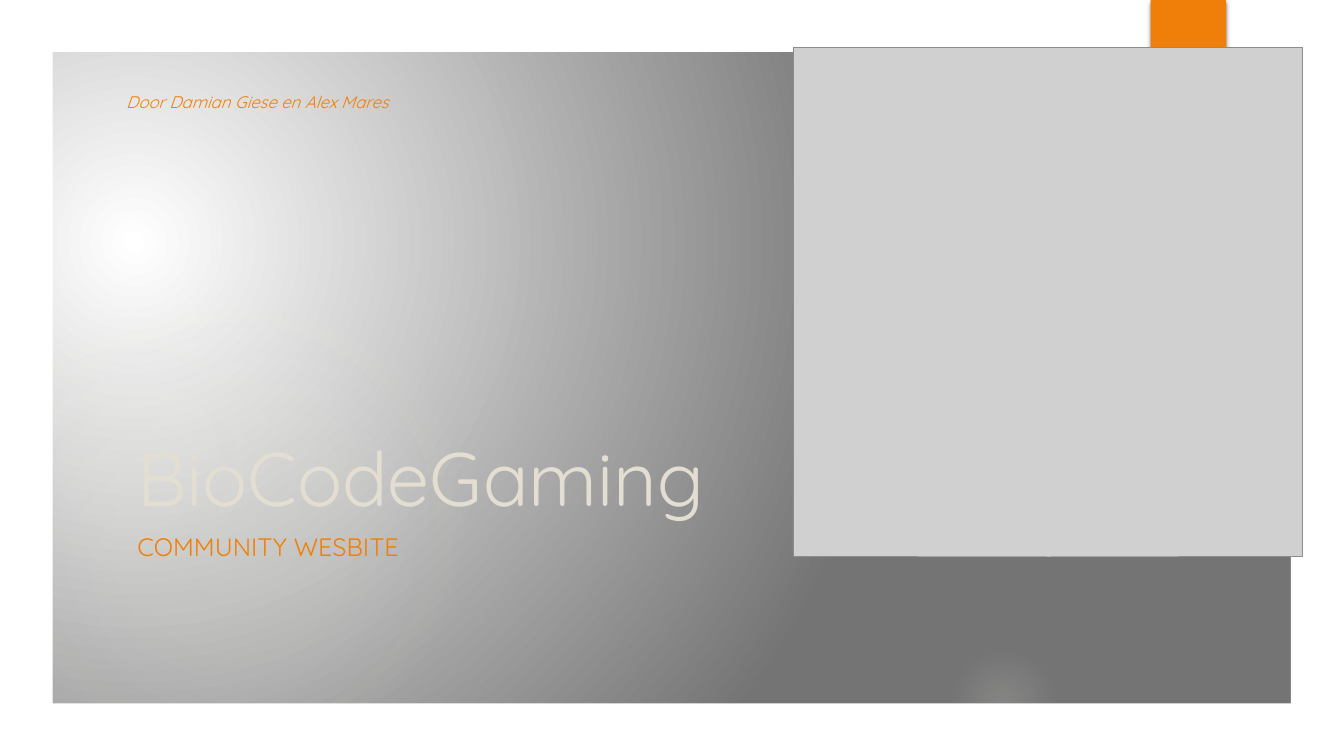
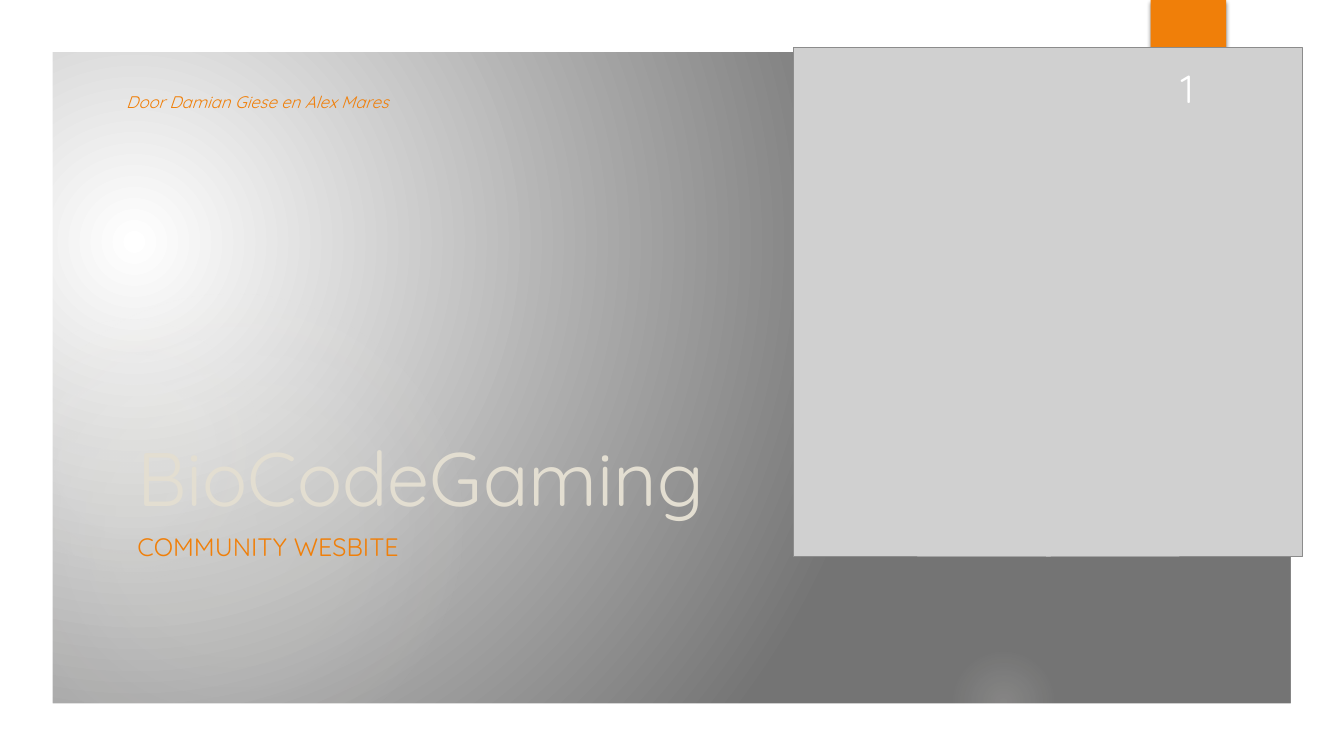
Before and after one commit to OfficialRaiiZeR/Proftaak-biocodegaming-web, a slide deck: slide 1 of documents/verslag/BioCodeGaming.pptx. Drawn at 1344x756 pixels with LibreOffice and Linux fonts; fonts in the diff are those of the drawing; grey boxes stand for pictures; background and template pictures are left out. Boxes give left, top, right and bottom in pixels: in the first picture for what was removed or moved away, otherwise in the second. Text is boxed around its words. In the diff, an @@ line names an element or a change of style, - is before the commit and + after.

```diff
--- a/documents/verslag/BioCodeGaming.pptx
+++ b/documents/verslag/BioCodeGaming.pptx
@@ page number added at [1181,76,1194,103], 28 pt, text #FFFFFF @@
+1
```
Also in this commit, not shown: 4 slides added, 1 slide removed, 28 other files.
